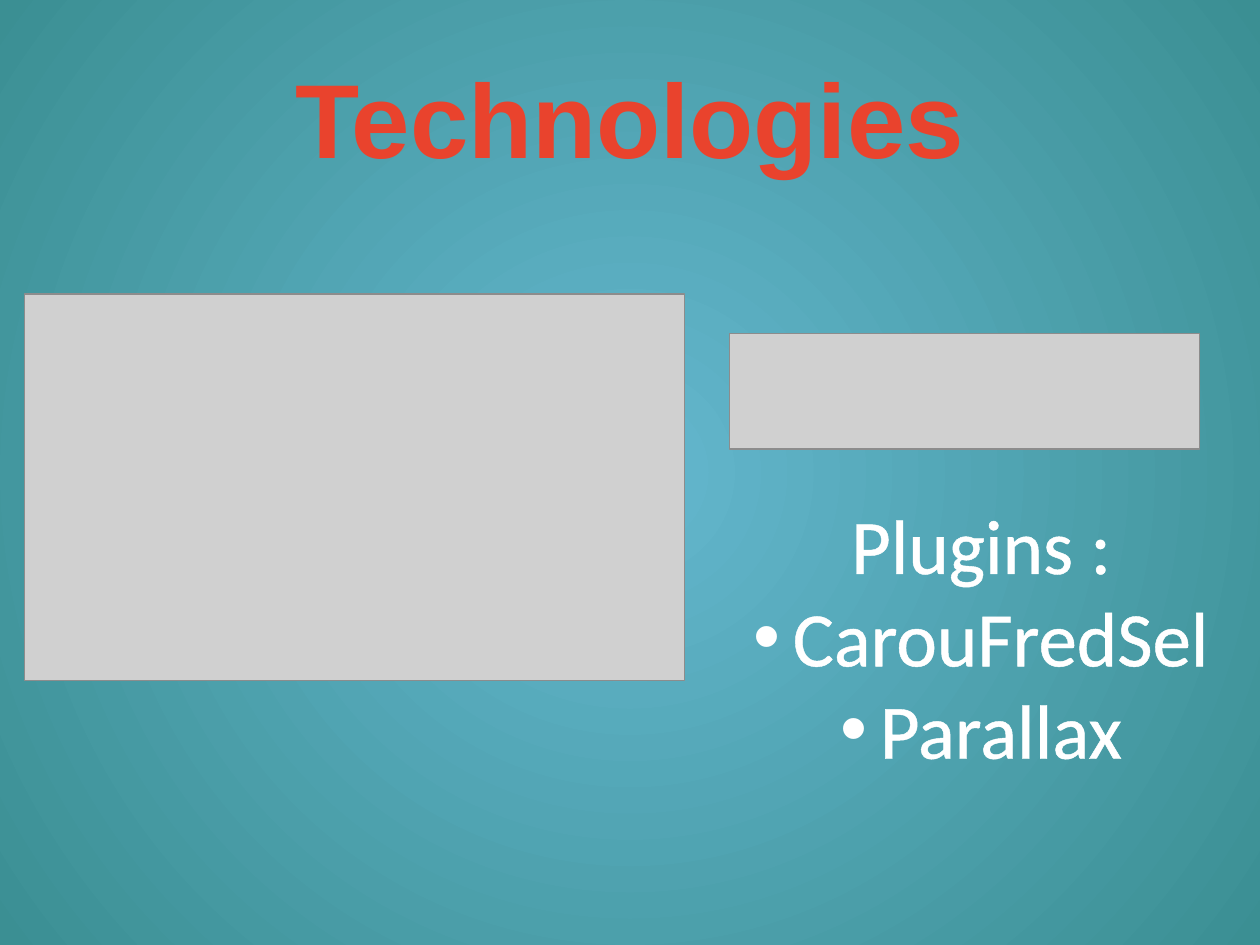
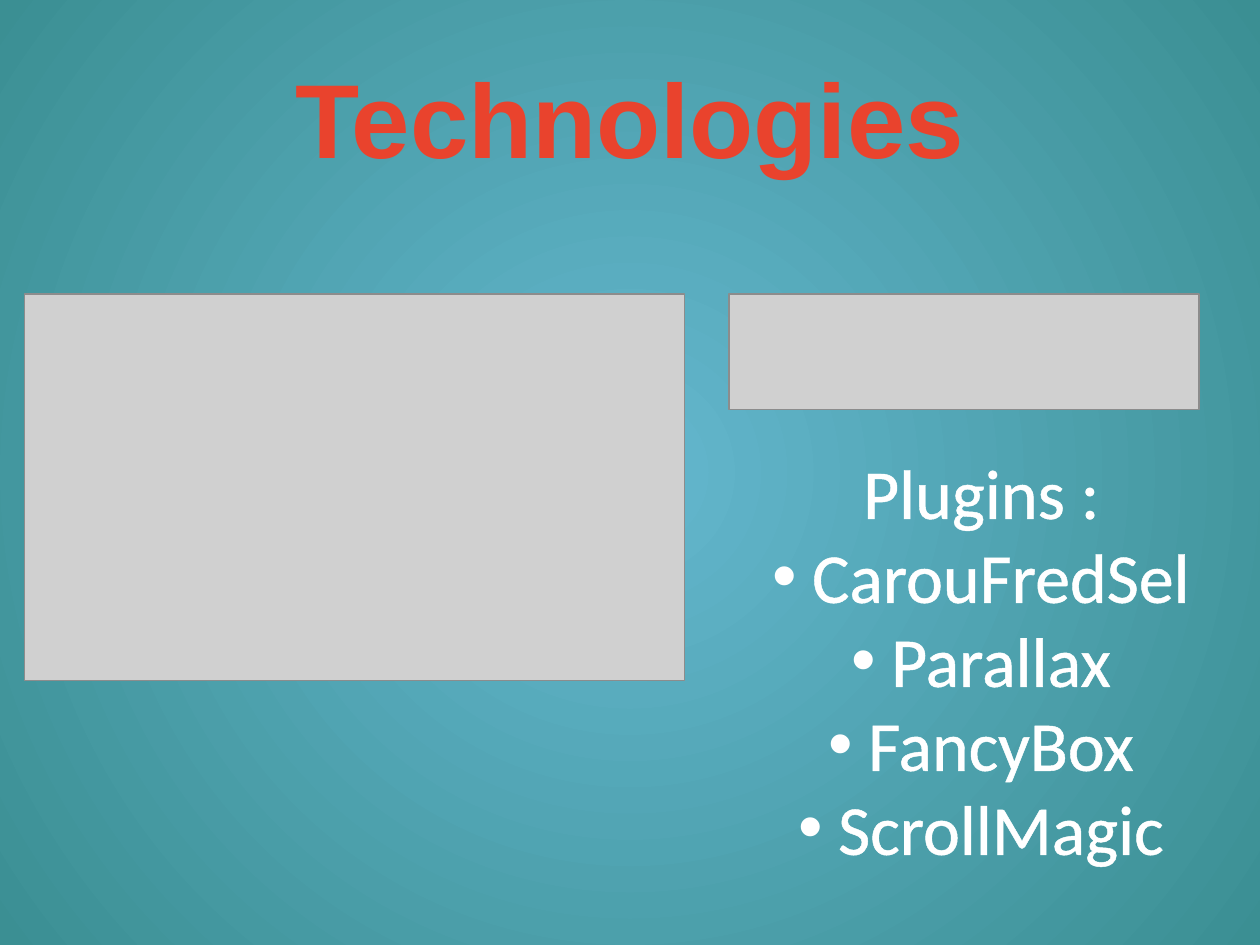
Before and after one commit to vodros/canyouweb2014, a slide deck: slide 6 of CanYouWeb2014.pptx. Drawn at 1260x945 pixels with LibreOffice and Linux fonts; fonts in the diff are those of the drawing; grey boxes stand for pictures. Boxes give left, top, right and bottom in pixels: in the first picture for what was removed or moved away, otherwise in the second. Text is boxed around its words. In the diff, an @@ line names an element or a change of style, - is before the commit and + after.

```diff
--- a/CanYouWeb2014.pptx
+++ b/CanYouWeb2014.pptx
@@ picture: place and size @@
-picture at [730,334,1200,450]
+picture at [730,294,1200,410]
@@ text "Plugins :": place and size @@
-text "Plugins :" at [793,520,1209,760]
+text "Plugins :" at [812,470,1190,867]
@@ text at [812,470,1190,688]: size 44 to 40 pt in "Plugins :", "CarouFredSel", "Parallax" @@
@@ text at [838,725,1164,867]: paragraphs added @@
+• FancyBox
+• ScrollMagic
```
Also in this commit, not shown: 9 other files.
